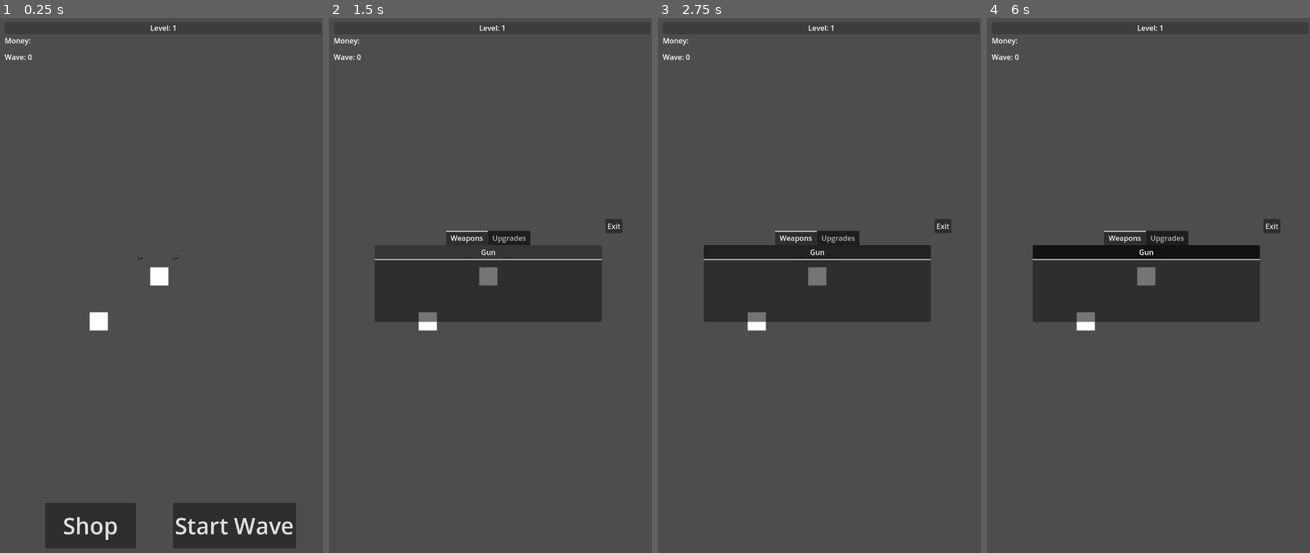
Above: before the commit, frames 1-4 (left to right).
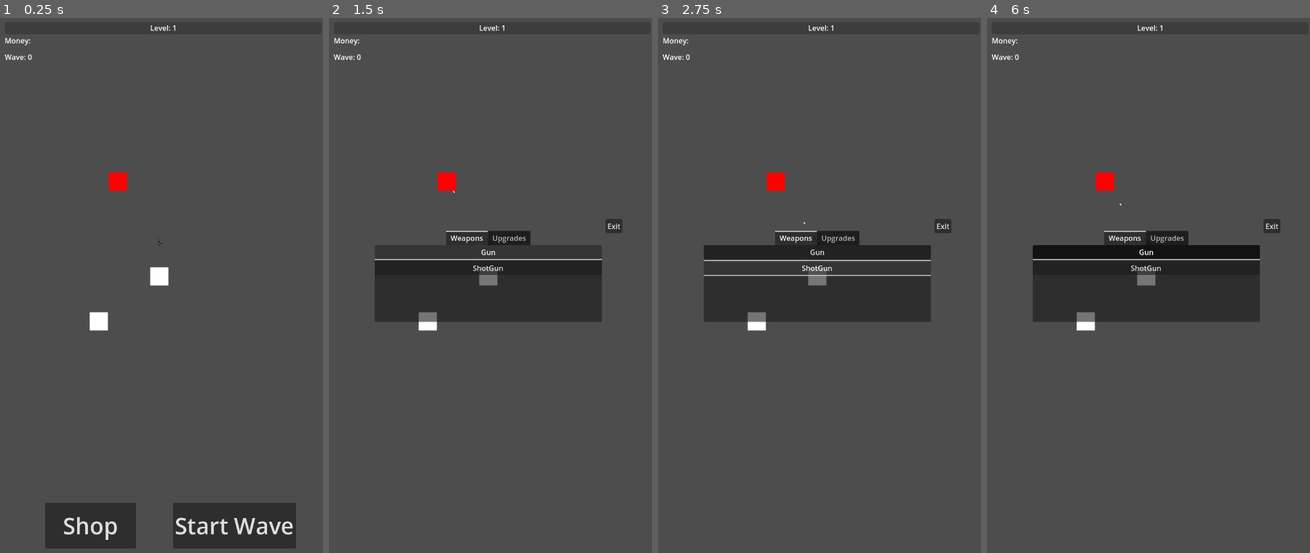
Above: after the commit, the same moments.

Repository: Davideee03/MobileComputing
Game: Godot game, scene res://Scenes/Towns/Town.tscn
Same seed, same stepped clock (60 frames per second), same inputs: the game is played once before the commit and once after it.
Inputs (mouse positions are in pixels of both pictures, inside the frame that each line leads up to):
- Up to frame 1 (0.25 s): no input
- Up to frame 2 (1.5 s): click "Shop" at 0.5 s; click "Gun" at 1.25 s
- Up to frame 3 (2.75 s): click (816, 269) at 2 s, where only the run after the commit has a clickable "ShotGun"
- Up to frame 4 (6 s): click "Gun" at 2.75 s; click (1145, 269) at 3.5 s, where only the run after the commit has a clickable "ShotGun"; click "Gun" at 4.25 s; click (1145, 269) at 5 s, where only the run after the commit has a clickable "ShotGun"; tap Enter at 5.75 s; move the mouse to (1219, 248) at 5.77 s; click (1219, 248) at 5.92 s

The runs differ from the first frame. In frame 1, 0.2% of the frame differs, in the area x 33-56%, y 28-46%; in frame 2, 0.3%; in frame 3, 0.7%, in the area x 14-85%, y 28-49%; in frame 4, 0.3%.
Error after the commit: Invalid access to property or key 'bullet' on a base object of type 'Resource (ShotGun)'. (res://Scripts/PlayerWeapons/WeaponsClasses/PlayerWeapon.gd:20)

Commit message:
Shop buttons and Weapons
New classes allow us to change the weapon efficiently.
I remade the bullet and the shooting mechanics

Diff:
--- /dev/null
+++ b/Scenes/Enemies/EnemyDefault.tscn
@@ -0,0 +1,21 @@
+[gd_scene load_steps=2 format=3 uid="uid://pr1ilbeewdmj"]
+
+[sub_resource type="RectangleShape2D" id="RectangleShape2D_8f483"]
+size = Vector2(40, 40)
+
+[node name="Enemy" type="Node2D"]
+
+[node name="ColorRect" type="ColorRect" parent="."]
+offset_left = -20.0
+offset_top = -20.0
+offset_right = 20.0
+offset_bottom = 20.0
+color = Color(1, 0, 0, 1)
+
+[node name="HealthSystem" type="Area2D" parent="."]
+collision_layer = 4
+collision_mask = 0
+monitoring = false
+
+[node name="CollisionShape2D" type="CollisionShape2D" parent="HealthSystem"]
+shape = SubResource("RectangleShape2D_8f483")
--- a/Scenes/Player/Player.tscn
+++ b/Scenes/Player/Player.tscn
@@ -3,8 +3,8 @@
 [ext_resource type="Script" path="res://Scripts/Player/Player.gd" id="1_q7gve"]
 [ext_resource type="Script" path="res://Scripts/Player/Camera.gd" id="2_nrn82"]
 [ext_resource type="Script" path="res://Scripts/Player/HealthSystem.gd" id="4_t5p63"]
-[ext_resource type="Script" path="res://Scripts/Weapon/ShootSystem.gd" id="6_mm21w"]
-[ext_resource type="PackedScene" uid="uid://cq0wws7n8ntrp" path="res://Scenes/Weapon/Gun.tscn" id="7_085li"]
+[ext_resource type="Script" path="res://Scripts/PlayerWeapons/WeaponsClasses/Weapon.gd" id="6_2h1e7"]
+[ext_resource type="PackedScene" uid="uid://11fh8kk8xko4" path="res://Scenes/Weapon/Weapon.tscn" id="6_mjxid"]
 
 [sub_resource type="RectangleShape2D" id="RectangleShape2D_l558a"]
 size = Vector2(500, 1000)
@@ -19,36 +19,34 @@
 script = ExtResource("2_nrn82")
 target = NodePath("..")
 
-[node name="EmeyDetector" type="Area2D" parent="Camera2D"]
-collision_layer = 0
-collision_mask = 4
-monitorable = false
-
-[node name="CollisionShape2D" type="CollisionShape2D" parent="Camera2D/EmeyDetector"]
-shape = SubResource("RectangleShape2D_l558a")
-
-[node name="Hitbox" type="Area2D" parent="."]
-collision_layer = 2
-collision_mask = 0
-monitoring = false
-script = ExtResource("4_t5p63")
-
-[node name="CollisionShape2D" type="CollisionShape2D" parent="Hitbox"]
-shape = SubResource("RectangleShape2D_klpek")
-
-[node name="ShootingSystem" type="Node2D" parent="."]
-script = ExtResource("6_mm21w")
-
-[node name="Gun" parent="ShootingSystem" instance=ExtResource("7_085li")]
-
-[node name="Gun2" parent="ShootingSystem" instance=ExtResource("7_085li")]
-position = Vector2(37, -40)
-
 [node name="ColorRect" type="ColorRect" parent="."]
 offset_left = -20.0
 offset_top = -20.0
 offset_right = 20.0
 offset_bottom = 20.0
 
-[connection signal="area_entered" from="Camera2D/EmeyDetector" to="ShootingSystem" method="_on_emey_detector_area_entered"]
-[connection signal="area_exited" from="Camera2D/EmeyDetector" to="ShootingSystem" method="_on_emey_detector_area_exited"]
+[node name="Weapon" parent="." instance=ExtResource("6_mjxid")]
+position = Vector2(0, -76)
+script = ExtResource("6_2h1e7")
+
+[node name="Areas" type="Node2D" parent="."]
+
+[node name="EmeyDetector" type="Area2D" parent="Areas"]
+collision_layer = 0
+collision_mask = 4
+monitorable = false
+
+[node name="CollisionShape2D" type="CollisionShape2D" parent="Areas/EmeyDetector"]
+shape = SubResource("RectangleShape2D_l558a")
+
+[node name="Hitbox" type="Area2D" parent="Areas"]
+collision_layer = 2
+collision_mask = 0
+monitoring = false
+script = ExtResource("4_t5p63")
+
+[node name="CollisionShape2D" type="CollisionShape2D" parent="Areas/Hitbox"]
+shape = SubResource("RectangleShape2D_klpek")
+
+[connection signal="area_entered" from="Areas/EmeyDetector" to="Weapon" method="_on_emey_detector_area_entered"]
+[connection signal="area_exited" from="Areas/EmeyDetector" to="Weapon" method="_on_emey_detector_area_exited"]
--- a/Scenes/Towns/Town.tscn
+++ b/Scenes/Towns/Town.tscn
@@ -10,6 +10,7 @@
 [ext_resource type="Script" path="res://Scripts/UI/ShopButton.gd" id="5_5nti8"]
 [ext_resource type="Script" path="res://Scripts/Player/ExpBar.gd" id="9_n3qff"]
 [ext_resource type="Script" path="res://Scripts/Player/MoneyTraker.gd" id="10_65hhf"]
+[ext_resource type="PackedScene" uid="uid://pr1ilbeewdmj" path="res://Scenes/Enemies/EnemyDefault.tscn" id="11_dj6o8"]
 
 [sub_resource type="CircleShape2D" id="CircleShape2D_lm2qt"]
 radius = 270.0
@@ -197,6 +198,9 @@
 text = "Money:"
 script = ExtResource("10_65hhf")
 
+[node name="Enemy2" parent="." instance=ExtResource("11_dj6o8")]
+position = Vector2(42, -307)
+
 [connection signal="area_entered" from="FuelContainer/PlayerDetector" to="Player/CanvasLayer/Control/Buttons/StartWave" method="_on_player_detector_area_entered"]
 [connection signal="area_exited" from="FuelContainer/PlayerDetector" to="Player/CanvasLayer/Control/Buttons/StartWave" method="_on_player_detector_area_exited"]
 [connection signal="button_down" from="Player/CanvasLayer/Control/Shop/ExitButton" to="Player/CanvasLayer/Control/Shop" method="_on_exit_button_button_down"]
--- a/Scenes/UI/Shop.tscn
+++ b/Scenes/UI/Shop.tscn
@@ -1,6 +1,14 @@
-[gd_scene load_steps=2 format=3 uid="uid://cftrkiyi740hw"]
+[gd_scene load_steps=6 format=3 uid="uid://cftrkiyi740hw"]
 
-[ext_resource type="Script" path="res://Scripts/UI/shop.gd" id="1_h7e3h"]
+[ext_resource type="Script" path="res://Scripts/UI/WeaponButton.gd" id="1_jvfwi"]
+[ext_resource type="Script" path="res://Scripts/Weapons/Gun.gd" id="2_faleo"]
+[ext_resource type="Script" path="res://Scripts/Weapons/ShotGun.gd" id="3_p4bx3"]
+
+[sub_resource type="Resource" id="Resource_sslcc"]
+script = ExtResource("2_faleo")
+
+[sub_resource type="Resource" id="Resource_cjhw7"]
+script = ExtResource("3_p4bx3")
 
 [node name="Shop" type="TabContainer"]
 offset_right = 500.0
@@ -16,10 +24,17 @@
 layout_mode = 2
 size_flags_horizontal = 3
 
-[node name="Gun" type="Button" parent="Weapons/VBoxContainer"]
+[node name="GunShopButton" type="Button" parent="Weapons/VBoxContainer"]
 layout_mode = 2
-size_flags_vertical = 3
 text = "Gun"
+script = ExtResource("1_jvfwi")
+new_weapon = SubResource("Resource_sslcc")
+
+[node name="ShotGunShopButton" type="Button" parent="Weapons/VBoxContainer"]
+layout_mode = 2
+text = "ShotGun"
+script = ExtResource("1_jvfwi")
+new_weapon = SubResource("Resource_cjhw7")
 
 [node name="Upgrades" type="ScrollContainer" parent="."]
 visible = false
@@ -35,3 +50,6 @@
 size_flags_vertical = 3
 text = "Armor
 "
+
+[connection signal="button_down" from="Weapons/VBoxContainer/GunShopButton" to="Weapons/VBoxContainer/GunShopButton" method="_on_button_down"]
+[connection signal="button_down" from="Weapons/VBoxContainer/ShotGunShopButton" to="Weapons/VBoxContainer/ShotGunShopButton" method="_on_button_down"]
--- /dev/null
+++ b/Scenes/Weapon/Bullets/GunBullet.tscn
@@ -0,0 +1,25 @@
+[gd_scene load_steps=4 format=3 uid="uid://cf1h0nd8dnj0l"]
+
+[ext_resource type="Script" path="res://Scripts/PlayerWeapons/Bullets/GunBullet.gd" id="1_7hxe5"]
+[ext_resource type="Texture2D" uid="uid://bsvxx3iv6mjm7" path="res://Sprites/Bullets/GunBullet.png" id="2_rqvbq"]
+
+[sub_resource type="RectangleShape2D" id="RectangleShape2D_wfddh"]
+size = Vector2(10, 5)
+
+[node name="GunBullet" type="Node2D"]
+top_level = true
+script = ExtResource("1_7hxe5")
+
+[node name="EnemyDetector" type="Area2D" parent="."]
+position = Vector2(1, 0)
+collision_layer = 0
+collision_mask = 4
+monitorable = false
+
+[node name="CollisionShape2D" type="CollisionShape2D" parent="EnemyDetector"]
+shape = SubResource("RectangleShape2D_wfddh")
+
+[node name="GunBullet" type="Sprite2D" parent="."]
+texture = ExtResource("2_rqvbq")
+
+[connection signal="area_entered" from="EnemyDetector" to="." method="_on_enemy_detector_area_entered"]
--- a/Scenes/Weapon/Gun.tscn
+++ b/Scenes/Weapon/Gun.tscn
@@ -1,6 +1,6 @@
 [gd_scene load_steps=4 format=3 uid="uid://cq0wws7n8ntrp"]
 
-[ext_resource type="Script" path="res://Scripts/Weapon/Gun.gd" id="1_6g3t5"]
+[ext_resource type="Script" path="res://Scripts/PlayerWeapons/WeaponsClasses/GunProv.gd" id="1_6g3t5"]
 [ext_resource type="PackedScene" uid="uid://c00nunxsjq8nk" path="res://Scenes/Weapon/PlayerBullet.tscn" id="2_2rhse"]
 [ext_resource type="Texture2D" uid="uid://eqf2btskdko3" path="res://Sprites/Weapons/Gun.png" id="3_fs2ws"]
 
--- a/Scenes/Weapon/PlayerBullet.tscn
+++ b/Scenes/Weapon/PlayerBullet.tscn
@@ -5,7 +5,7 @@
 [sub_resource type="RectangleShape2D" id="RectangleShape2D_osxyn"]
 size = Vector2(20, 6)
 
-[node name="PlayerBullet" type="Node2D"]
+[node name="GunBullet" type="Node2D"]
 top_level = true
 script = ExtResource("1_cuy0u")
 
--- /dev/null
+++ b/Scenes/Weapon/Weapon.tscn
@@ -0,0 +1,10 @@
+[gd_scene load_steps=2 format=3 uid="uid://11fh8kk8xko4"]
+
+[ext_resource type="Script" path="res://Scripts/PlayerWeapons/WeaponsClasses/PlayerWeapon.gd" id="1_wvq1q"]
+
+[node name="Weapon" type="Node2D" groups=["PlayerWeapon"]]
+script = ExtResource("1_wvq1q")
+
+[node name="Sprite" type="Sprite2D" parent="."]
+
+[node name="Camera2D" type="Camera2D" parent="."]
--- a/Scripts/Player/PlayerBullet.gd
+++ b/Scripts/Player/PlayerBullet.gd
@@ -4,8 +4,7 @@
 @export var SPEED : float = 1000.0
 var direction : Vector2
 
-@export_category("Damage")
-@export var damage : float = 10.0
+var damage : float
 
 func get_direction(target_position : Vector2):
 	direction = -target_position.direction_to(global_position).normalized()
--- /dev/null
+++ b/Scripts/PlayerWeapons/Bullets/Bullet.gd
@@ -0,0 +1,11 @@
+class_name Bullet
+extends Node2D
+
+var damage : float
+var direction : Vector2
+
+func set_bullet(damage_inflicted : float, target : Vector2) -> void:
+	damage = damage_inflicted
+
+	direction = -target.direction_to(global_position).normalized()
+	look_at(target)
--- /dev/null
+++ b/Scripts/PlayerWeapons/Bullets/GunBullet.gd
@@ -0,0 +1,19 @@
+extends Bullet
+
+const SPEED : float = 1000.0
+const LIFE_TIME : float = 5.0
+
+var destroyed : bool = false
+
+func _ready() -> void:
+	await get_tree().create_timer(LIFE_TIME).timeout
+	if !destroyed:
+		queue_free()
+
+func _process(delta: float) -> void:
+	global_position += direction * SPEED * delta
+
+func _on_enemy_detector_area_entered(area: Area2D) -> void:
+	print("Hit!")
+	destroyed = true
+	queue_free()
--- /dev/null
+++ b/Scripts/PlayerWeapons/WeaponsClasses/PlayerWeapon.gd
@@ -0,0 +1,34 @@
+class_name PlayerWeapon
+extends Node2D
+
+#Weapons stats
+@onready var sprite: Sprite2D = $Sprite
+var bullet : PackedScene
+var damage : float
+var reload_time : float
+
+##MOMENTANEO##
+func _ready() -> void:
+	load_weapon(Gun.new())
+
+#Load new stats when needed
+#This function is called by the shop buttons
+func load_weapon(weapon) -> void:
+	print("Load")
+
+	sprite.texture = weapon.sprite
+	bullet = weapon.bullet
+	damage = weapon.damage
+	reload_time = weapon.reload_time
+
+	print(weapon)
+	print(sprite.texture)
+	print(damage)
+	print(reload_time)
+
+# function used for flippin the weapon's sprite when the enemy is on the left side of the screen
+func check_flip(enemy_position : Vector2):
+	if enemy_position.x < global_position.x:
+		sprite.scale.y = -1
+	else:
+		sprite.scale.y= 1
--- /dev/null
+++ b/Scripts/PlayerWeapons/WeaponsClasses/Weapon.gd
@@ -0,0 +1,40 @@
+extends PlayerWeapon
+
+var enemies : Array
+var current_enemy
+var is_reloading : bool = false
+
+func _process(delta: float) -> void:
+	if enemies.is_empty(): return
+	current_enemy = get_target()
+	look_at(current_enemy)
+
+	#Func for checking if the enemy is on the right or left side of the screen
+	check_flip(current_enemy)
+	if !is_reloading:
+		shoot()
+
+func shoot():
+	print("Shoot!")
+
+	var new_bullet = bullet.instantiate()
+	add_child(new_bullet)
+	new_bullet.global_position = global_position
+	new_bullet.set_bullet(damage, current_enemy)
+
+	is_reloading = true
+	reload()
+
+func reload() -> void:
+	await get_tree().create_timer(reload_time).timeout
+	is_reloading = false
+
+func get_target():
+	return enemies[0].global_position
+
+
+func _on_emey_detector_area_entered(area: Area2D) -> void:
+	enemies.append(area)
+
+func _on_emey_detector_area_exited(area: Area2D) -> void:
+	enemies.erase(area)
--- /dev/null
+++ b/Scripts/UI/WeaponButton.gd
@@ -0,0 +1,16 @@
+class_name ShopButton
+extends Button
+
+#Reference to the player weapon
+var weapon: Node2D
+
+#Class whose it's related
+@export var new_weapon : Weapon
+
+func _ready() -> void:
+	#Get the player weapon
+	weapon = get_tree().get_first_node_in_group("PlayerWeapon")
+
+#When pressed, change the player weapon parameters
+func _on_button_down() -> void:
+	weapon.load_weapon(new_weapon)
--- /dev/null
+++ b/Scripts/Weapons/Gun.gd
@@ -0,0 +1,7 @@
+class_name Gun
+extends Weapon
+
+var sprite = preload("res://Sprites/Weapons/Gun.png")
+var bullet = preload("res://Scenes/Weapon/Bullets/GunBullet.tscn")
+var damage = 10.0
+var reload_time = 0.25
--- /dev/null
+++ b/Scripts/Weapons/ShotGun.gd
@@ -0,0 +1,6 @@
+class_name ShotGun
+extends Weapon
+
+var sprite = preload("res://Sprites/Weapons/ShotGun.png")
+var damage = 20.0
+var reload_time = 0.5
--- /dev/null
+++ b/Scripts/Weapons/WeaponClass.gd
@@ -0,0 +1,9 @@
+##
+#Class used to load new weapon
+#The use is visible in the shop
+#Every shop button is related to an extention
+#of this class
+##
+
+class_name Weapon
+extends Resource
--- a/project.godot
+++ b/project.godot
@@ -28,6 +28,18 @@
 window/stretch/mode="viewport"
 window/stretch/aspect="expand"
 window/handheld/orientation=1
+
+[file_customization]
+
+folder_colors={
+"res://Scenes/Weapon/": "blue",
+"res://Scripts/Enemies/": "red",
+"res://Scripts/Fuel/": "blue",
+"res://Scripts/Player/": "blue",
+"res://Scripts/PlayerWeapons/": "blue",
+"res://Scripts/UI/": "green",
+"res://Scripts/Weapons/": "blue"
+}
 
 [input]
 
Not shown: 1 places in Scenes/Towns/Town.tscn that only renumber resources
Renamed: Scripts/Weapon/Gun.gd -> Scripts/PlayerWeapons/WeaponsClasses/GunProv.gd
Renamed: Scripts/Weapon/ShootSystem.gd -> Scripts/PlayerWeapons/WeaponsClasses/ShootSystem.gd
Binary file added: Sprites/Bullets/GunBullet.png
Not shown, added: Sprites/Bullets/GunBullet.png.import
Binary file added: Sprites/Weapons/ShotGun.png
Not shown, added: Sprites/Weapons/ShotGun.png.import
